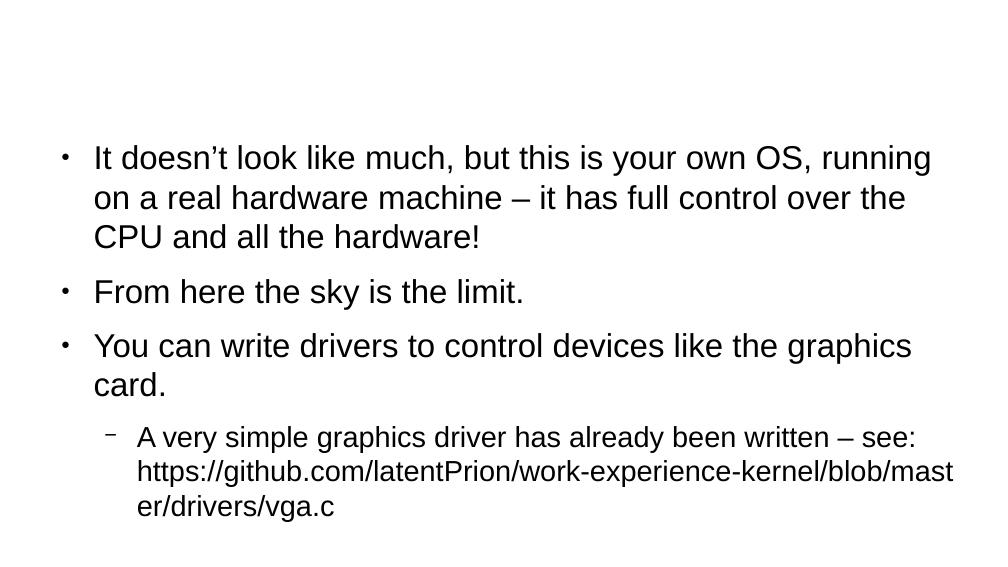
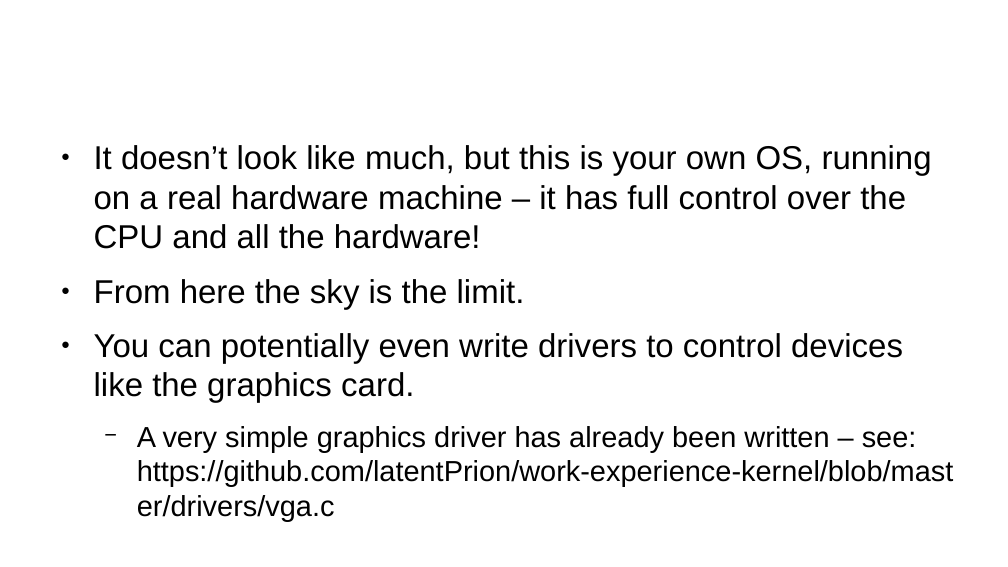
Before and after one commit to latentPrion/work-experience-kernel, a slide deck: slide 16 of part-02-the-basics-toolchains-and-first-execution.odp. Drawn at 1008x567 pixels with LibreOffice and Linux fonts; fonts in the diff are those of the drawing; background and template pictures are left out. Boxes give left, top, right and bottom in pixels: in the first picture for what was removed or moved away, otherwise in the second. Text is boxed around its words. In the diff, an @@ line names an element or a change of style, - is before the commit and + after.

```diff
--- a/part-02-the-basics-toolchains-and-first-execution.odp
+++ b/part-02-the-basics-toolchains-and-first-execution.odp
@@ text at (94,333,903,403): text changed @@
-● You can write drivers to control devices like the graphics card.
+● You can potentially even write drivers to control devices like the graphics card.
```
Also in this commit, not shown: 1 other slide changed, 1 other file.
